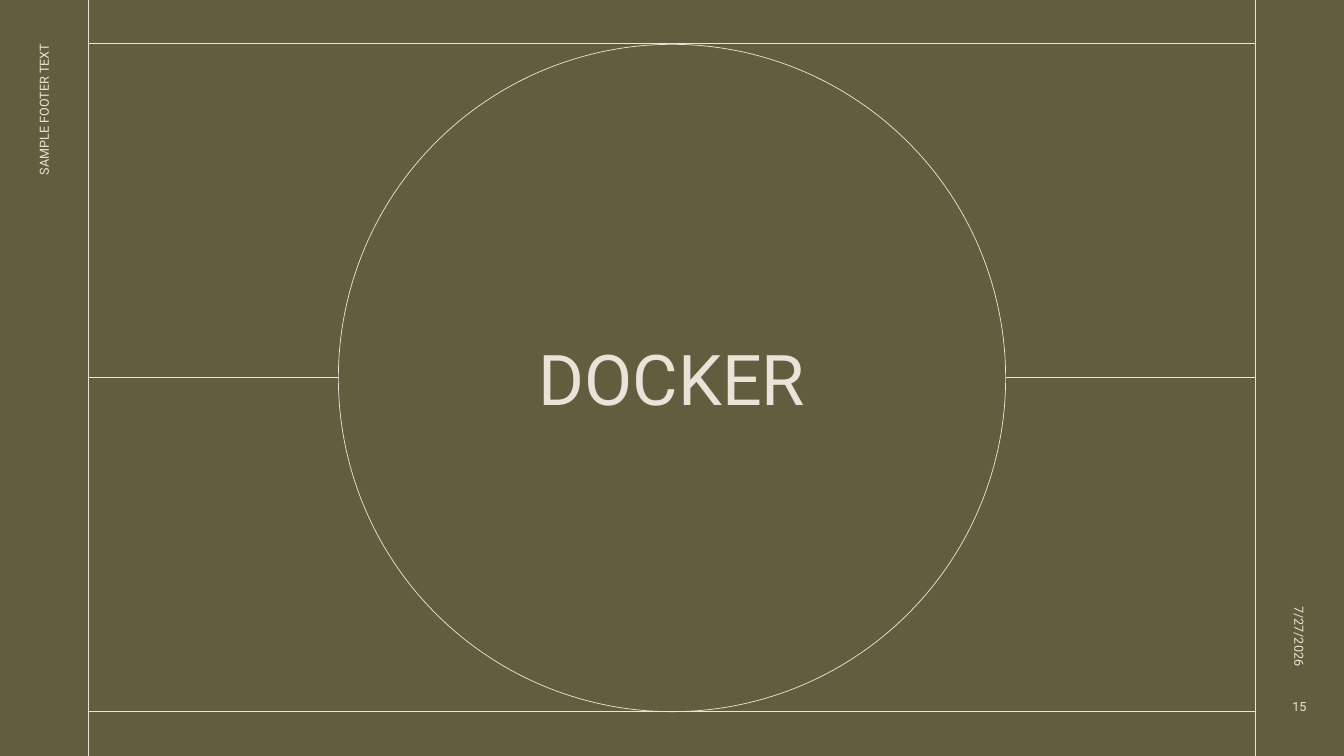
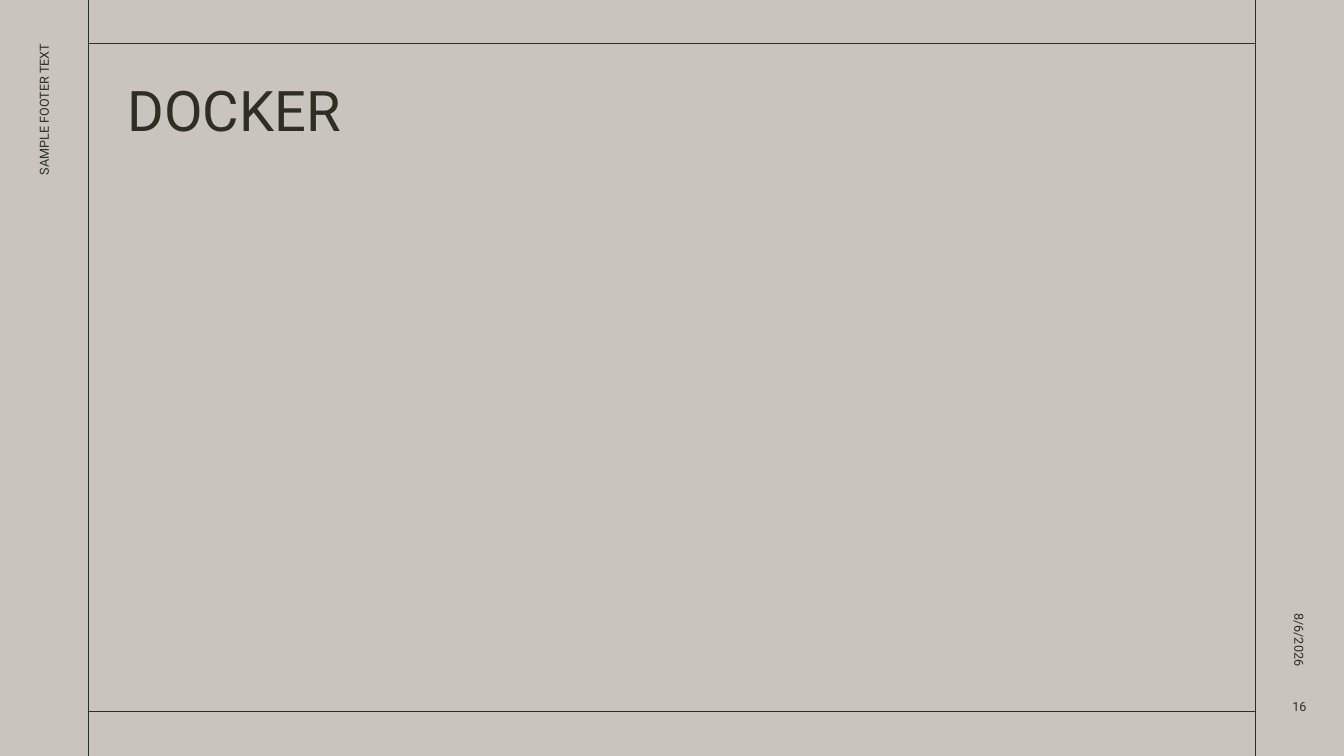
Before and after one commit to cucucumber789-svg/EGT307_T2_Bacon, a slide deck: slide 16 of EGT307 PRESENTATION.pptx (slide 15 before the commit). Drawn at 1344x756 pixels with LibreOffice and Linux fonts; fonts in the diff are those of the drawing. Boxes give left, top, right and bottom in pixels: in the first picture for what was removed or moved away, otherwise in the second. Text is boxed around its words. In the diff, an @@ line names an element or a change of style, - is before the commit and + after.

```diff
--- a/EGT307 PRESENTATION.pptx
+++ b/EGT307 PRESENTATION.pptx
@@ background #625D3F to #C9C4BE @@
@@ line (89, 0) - (89, 756): stroke #EBE3D8 0.5 pt to #2C2F21 0.5 pt @@
@@ line (1255, 0) - (1255, 756): stroke #EBE3D8 0.5 pt to #2C2F21 0.5 pt @@
@@ text "SAMPLE FOOTER TEXT" at (x1=36, y1=47, x2=53, y2=174): text colour #EBE3D8 to #2C2F21 @@
@@ line (89, 43) - (1255, 43): stroke #EBE3D8 0.5 pt to #2C2F21 0.5 pt @@
@@ ellipse removed at (x1=339, y1=44, x2=1006, y2=712) @@
@@ title "DOCKER" moved from (x1=539, y1=354, x2=805, y2=406) to (x1=128, y1=90, x2=341, y2=132) @@
@@ title "DOCKER" at (x1=128, y1=90, x2=341, y2=132): size 50 to 40 pt, text colour #EBE3D8 to #2C2F21; alignment centre to left; vertical alignment middle to top @@
@@ line removed from (89, 377) to (339, 377) @@
@@ line removed from (1006, 377) to (1256, 377) @@
@@ text at (x1=1291, y1=618, x2=1308, y2=665): text changed; text colour #EBE3D8 to #2C2F21 @@
-7/27/2026
+8/6/2026
@@ line (89, 712) - (1255, 712): stroke #EBE3D8 0.5 pt to #2C2F21 0.5 pt @@
@@ page number at (x1=1292, y1=702, x2=1306, y2=711): text changed; text colour #EBE3D8 to #2C2F21 @@
-15
+16
```
Also in this commit, not shown: 13 other slides changed, 3 slides added, 2 slides removed, 48 other files.
